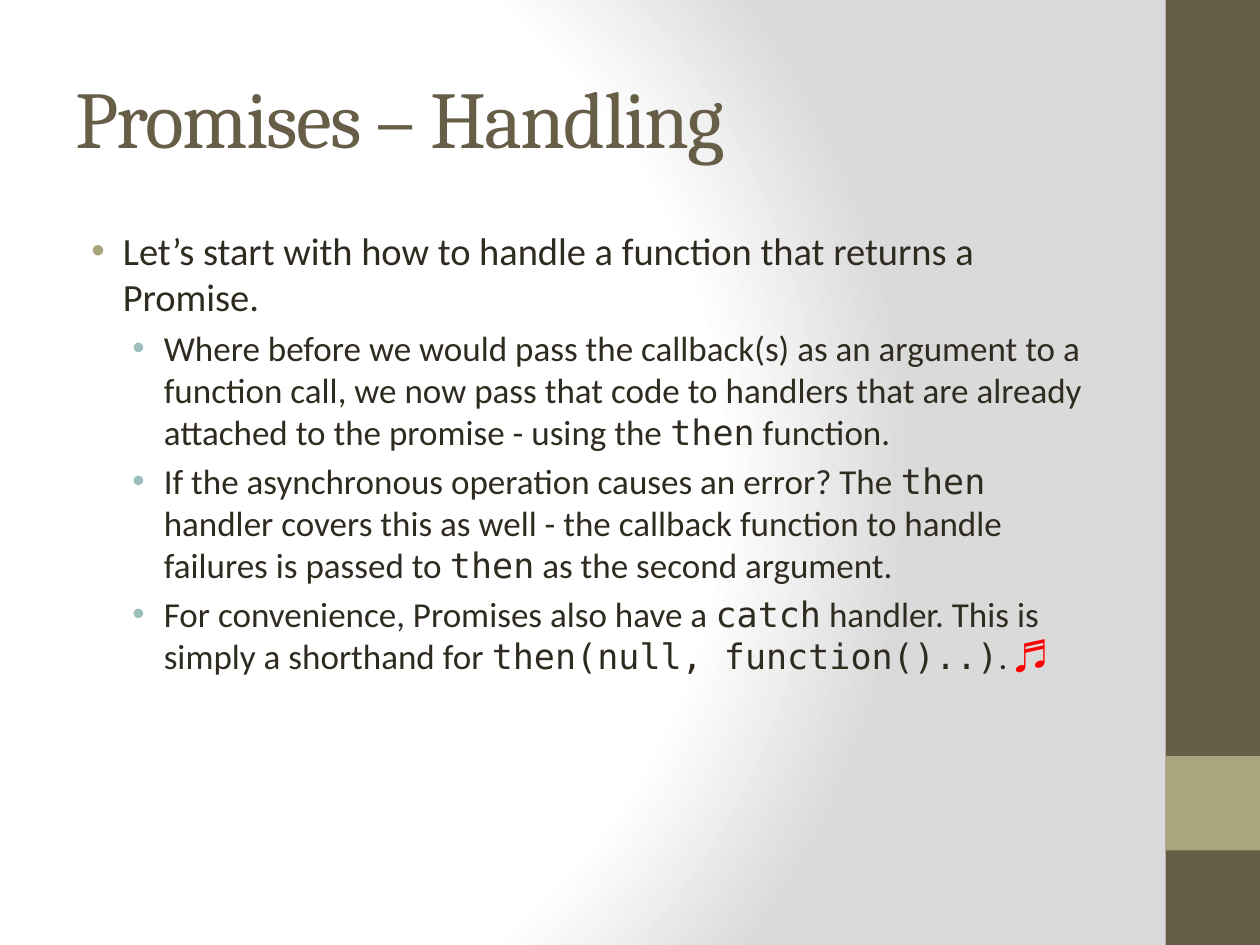
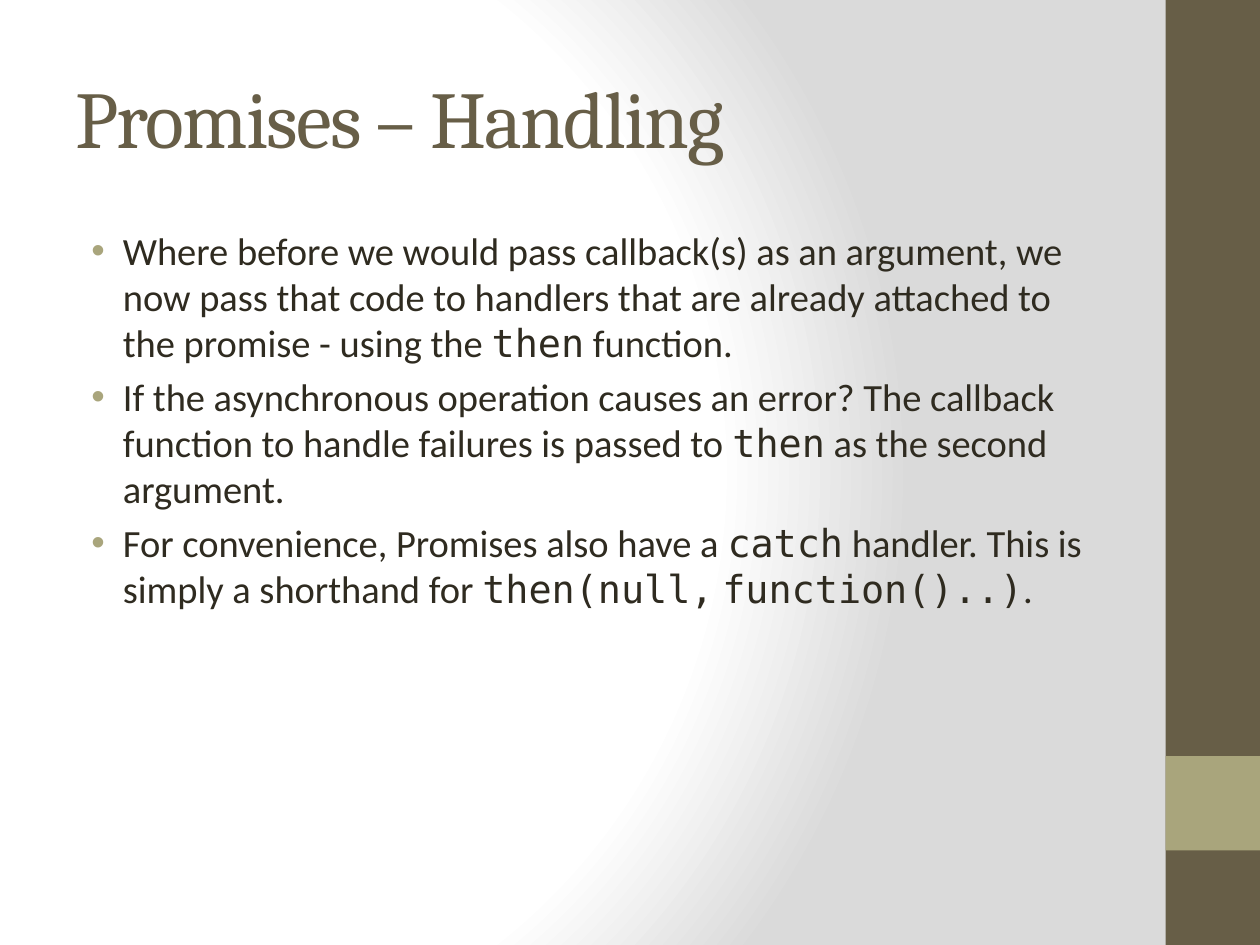
Before and after one commit to cheryly279/AsyncDiscussion, a slide deck: slide 12 of Async_Discussion_9_29_15.pptx (slide 15 before the commit). Drawn at 1260x945 pixels with LibreOffice and Linux fonts; fonts in the diff are those of the drawing. Boxes give left, top, right and bottom in pixels: in the first picture for what was removed or moved away, otherwise in the second. Text is boxed around its words. In the diff, an @@ line names an element or a change of style, - is before the commit and + after.

```diff
--- a/Async_Discussion_9_29_15.pptx
+++ b/Async_Discussion_9_29_15.pptx
@@ text at [123,237,1082,610]: text changed; size 20 to 22 pt @@
-• Let’s start with how to handle a function that returns a Promise.
-  • Where before we would pass the callback(s) as an argument to a function call, we now pass that code to handlers that are already attached to the promise - using the then function.
-  • If the asynchronous operation causes an error? The then handler covers this as well - the callback function to handle failures is passed to then as the second argument.
-  • For convenience, Promises also have a catch handler. This is simply a shorthand for then(null, function()..). ♬
+• Where before we would pass callback(s) as an argument, we now pass that code to handlers that are already attached to the promise - using the then function.
+• If the asynchronous operation causes an error? The callback function to handle failures is passed to then as the second argument.
+• For convenience, Promises also have a catch handler. This is simply a shorthand for then(null, function()..).
```
Also in this commit, not shown: 28 other slides changed, 1 slide added, 3 slides removed.
